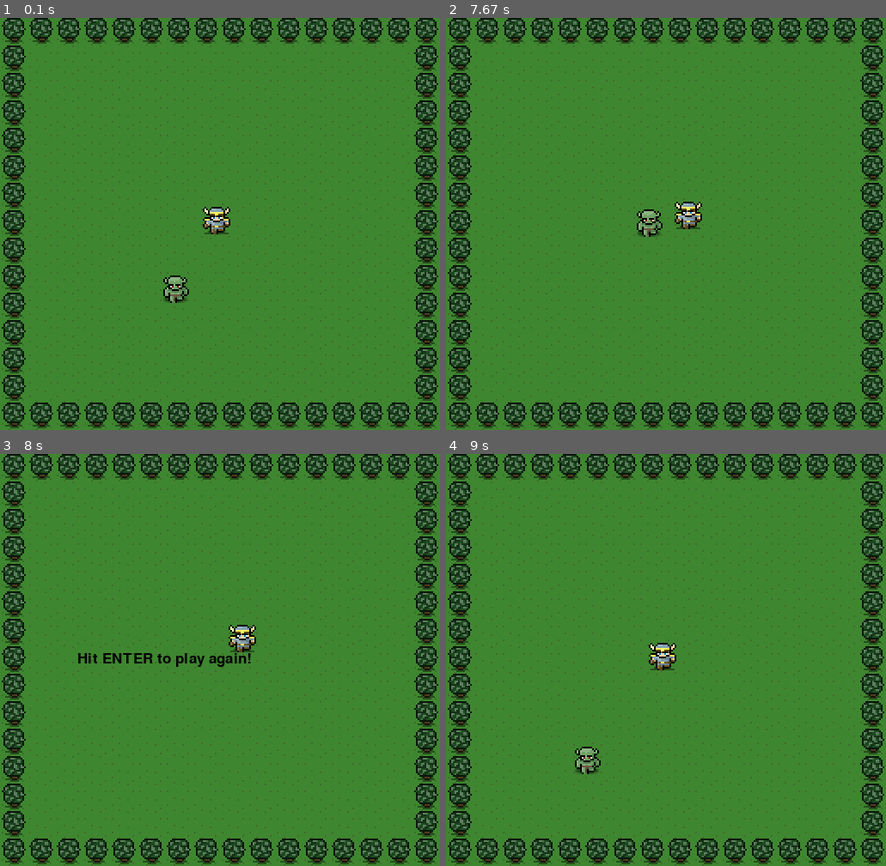
Above: before the commit, frames 1-4 (two rows, left to right).
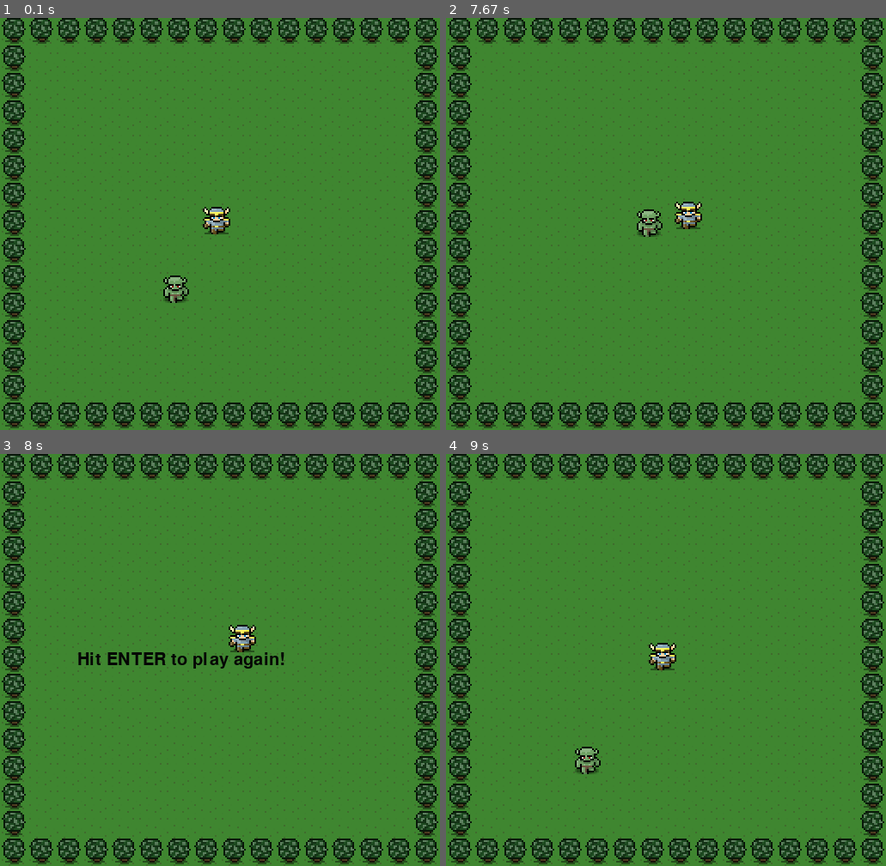
Above: after the commit, the same moments.

Repository: maridigiolo/pygame-project-2
Game: pygame game, started from games/mygame.py
Same seed, same stepped clock (60 frames per second), same inputs: the game is played once before the commit and once after it.
Inputs:
- Up to frame 1 (0.1 s): no input
- Up to frame 2 (7.67 s): hold Right 0.33-0.8 s; hold Up 0.83-1.13 s; hold Right 1.17-1.63 s; hold Left 1.67-2.2 s; hold Down 2.23-2.53 s; hold Left 2.57-2.97 s; hold Up 3-3.37 s; hold Right 3.4-4.03 s; hold Down 4.07-4.43 s; hold Left 4.47-4.93 s; hold Right 4.97-5.43 s; hold Up 5.47-5.77 s; hold Right 5.8-6.27 s; hold Left 6.3-6.83 s; hold Down 6.87-7.17 s; hold Left 7.2-7.6 s; hold Up from 7.63 s (still down)
- Up to frame 3 (8 s): keep holding Up
- Up to frame 4 (9 s): release Up at 8 s; tap Enter at 8.7 s

Frames 1-2 are identical in both runs. In frame 3, 0.8% of the frame differs, in the area x 17-65%, y 48-53%; in frame 4, nothing differs.

Commit message:
gamecommit4

Diff:
--- a/games/mygame.py
+++ b/games/mygame.py
@@ -82,8 +82,8 @@
         self.hero_img = pygame.image.load("../images/hero.png")
         self.monster_img = pygame.image.load("../images/monster.png").convert_alpha()
         #display a message asking if the user wants to play again
-        font = pygame.font.Font(None, 25)
-        self.text = font.render('Hit ENTER to play again!', True, (0, 0, 0))
+        font = pygame.font.Font(None, 30)
+        self.text = font.render('Hit ENTER to play again!', True, (5, 5, 5))
 
     def redraw (self, hero, monster):
         self.screen.blit(self.background, [0,0])
@@ -109,11 +109,11 @@
 def main():
     width = 512
     height = 480
-    blue_color = (97, 159, 182)
 
     pygame.init()
     screen = pygame.display.set_mode((width, height))
     pygame.display.set_caption('My Game')
+    sound = pygame.mixer.Sound('../sounds/win.wav')
     game = Game(screen)
     clock = pygame.time.Clock()
 
@@ -171,9 +171,9 @@
         monster_rect = pygame.Rect((monster.pos[0], monster.pos[1], 32, 32))
 
         if hero_rect.colliderect(monster_rect):
+            sound.play()
             #make the monster disapear
             game.redraw(hero, None)
-
             restart = wait_for_return()
             if restart == 'restart':
                 return restart
